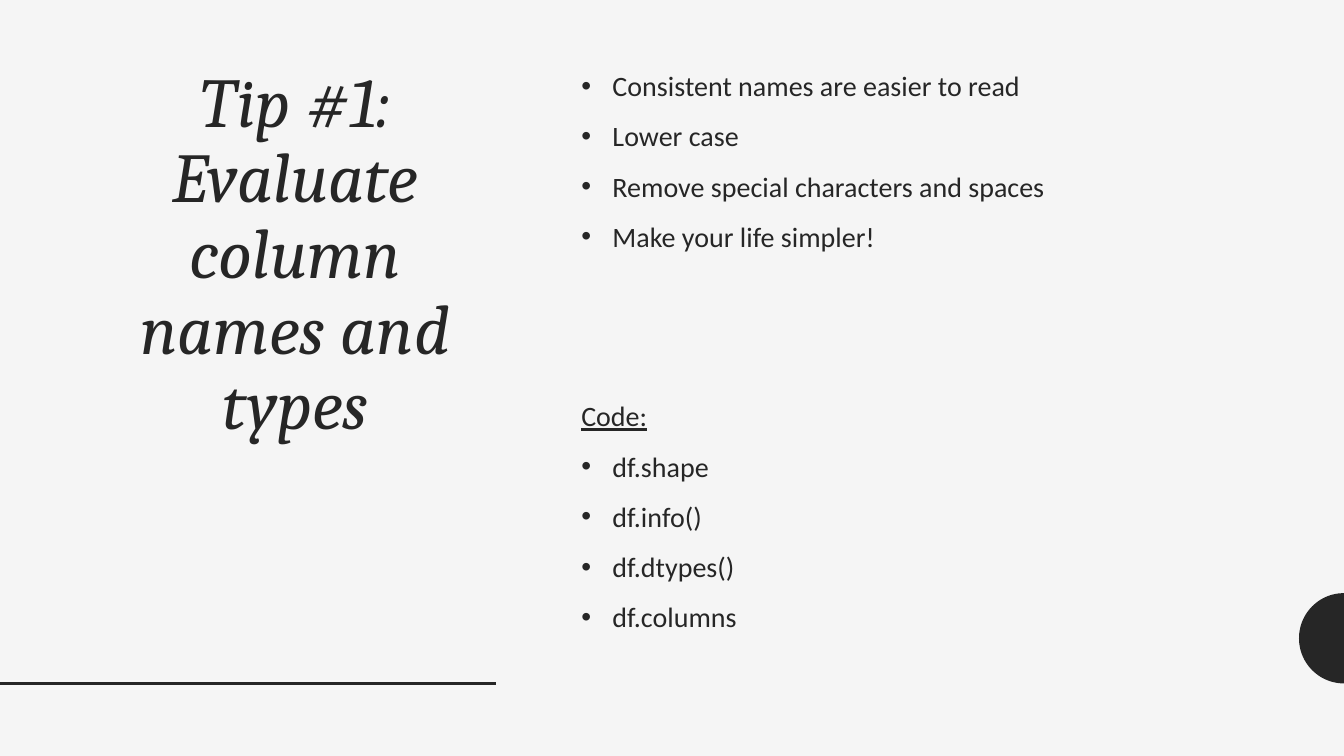
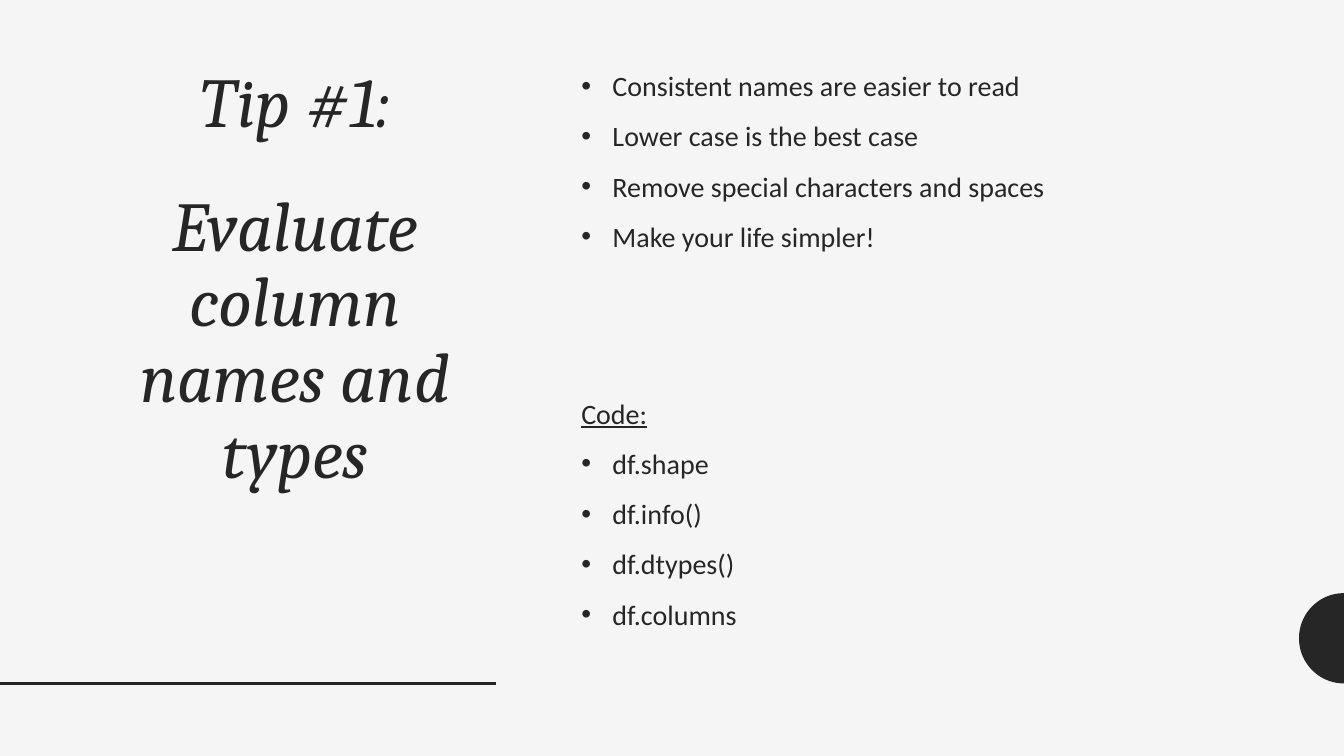
Before and after one commit to JamesWWilson/UCLA-DataFest-Python-Data-Wrangling, a slide deck: slide 7 of IntroPython_TipsForSuccess.pptx (slide 6 before the commit). Drawn at 1344x756 pixels with LibreOffice and Linux fonts; fonts in the diff are those of the drawing. Boxes give left, top, right and bottom in pixels: in the first picture for what was removed or moved away, otherwise in the second. Text is boxed around its words. In the diff, an @@ line names an element or a change of style, - is before the commit and + after.

```diff
--- a/IntroPython_TipsForSuccess.pptx
+++ b/IntroPython_TipsForSuccess.pptx
@@ title "Tip #1: Evaluate column names ..." rewrapped from (x1=141, y1=80, x2=450, y2=444) to (x1=141, y1=80, x2=450, y2=493) @@
@@ text at (x1=612, y1=126, x2=918, y2=146): text changed @@
-• Lower case
+• Lower case is the best case
```
Also in this commit, not shown: 8 other slides changed, 31 slides added, 1 slide removed, 3 other files.
